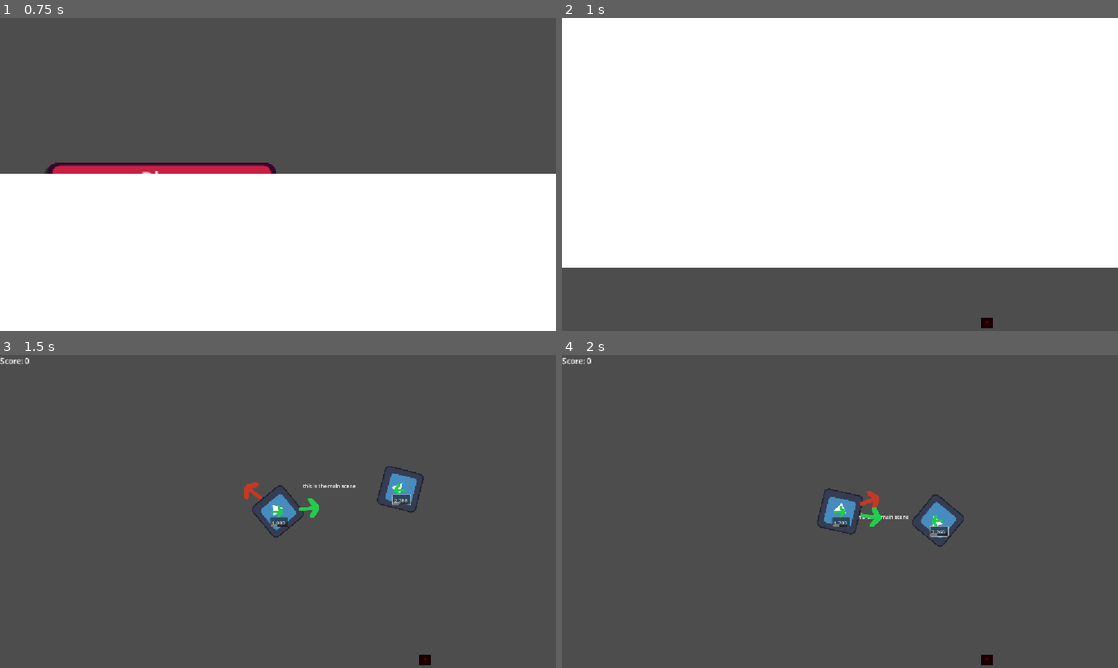
Above: before the commit, frames 1-4 (two rows, left to right).
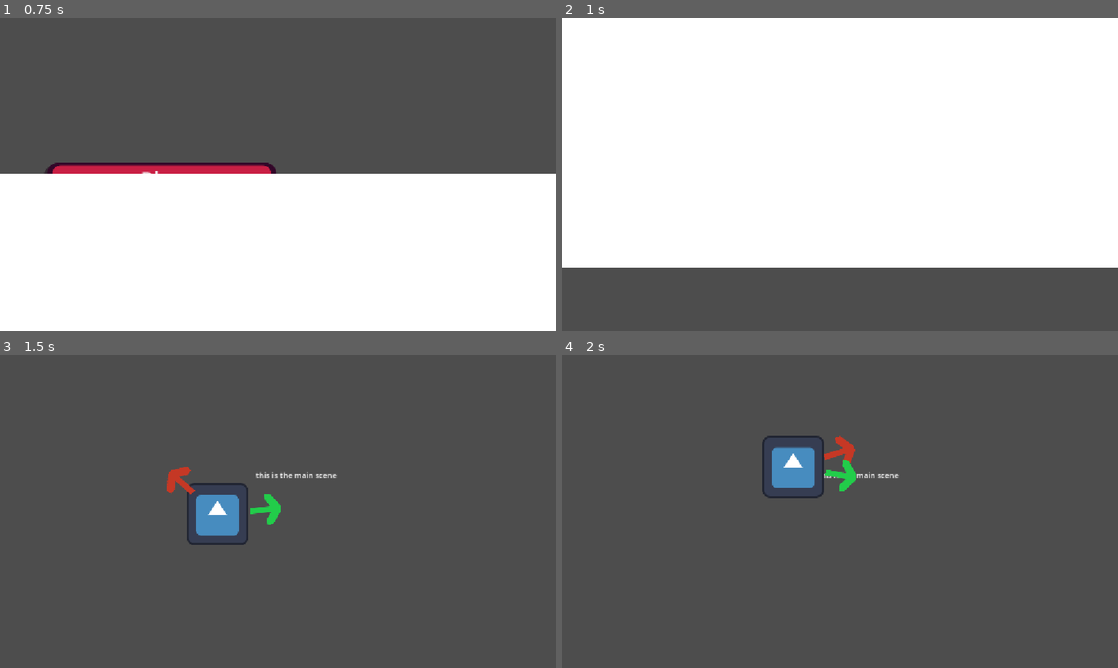
Above: after the commit, the same moments.

Repository: audsgegelods/ballarena
Game: Godot game, scene res://scenes/menus/main_menu.tscn
Two runs of this game, one before a commit and one after it. Both use one fixed random seed, a clock stepped at 60 frames per second and the inputs below. The engine's default icon, where the game draws it, is replaced by a stand-in: a white triangle on a blue panel in a dark square.
Inputs (mouse positions are in pixels of both pictures, inside the frame that each line leads up to):
- Up to frame 1 (0.75 s): click "Play" at 0.5 s
- Up to frame 2 (1 s): no input
- Up to frame 3 (1.5 s): move the mouse to (400, 495) at 1.27 s; click (400, 495) at 1.35 s
- Up to frame 4 (2 s): no input

Frame 1 is identical in both runs. In frame 2, less than 0.1% of the frame differs, in the area x 75-78%, y 95-100%; in frame 3, 3.2%; in frame 4, 3.3%, in the area x 0-78%, y 0-100%.

Commit message:
Revert "enemy behaviors and deaths"
This reverts commit 445fda9cd1b7ba7f46058b79151d20bd7e2b3aac.

Diff:
--- a/project.godot
+++ b/project.godot
@@ -24,20 +24,6 @@
 window/stretch/mode="canvas_items"
 window/stretch/aspect="expand"
 
-[global_group]
-
-enemy=""
-player=""
-
-[input]
-
-change_Direction={
-"deadzone": 0.2,
-"events": [Object(InputEventMouseButton,"resource_local_to_scene":false,"resource_name":"","device":-1,"window_id":0,"alt_pressed":false,"shift_pressed":false,"ctrl_pressed":false,"meta_pressed":false,"button_mask":1,"position":Vector2(652, 13),"global_position":Vector2(664, 73),"factor":1.0,"button_index":1,"canceled":false,"pressed":true,"double_click":false,"script":null)
-, Object(InputEventKey,"resource_local_to_scene":false,"resource_name":"","device":-1,"window_id":0,"alt_pressed":false,"shift_pressed":false,"ctrl_pressed":false,"meta_pressed":false,"pressed":false,"keycode":0,"physical_keycode":32,"key_label":0,"unicode":32,"location":0,"echo":false,"script":null)
-]
-}
-
 [physics]
 
 3d/physics_engine="Jolt Physics"
--- a/scenes/enemy.tscn
+++ /dev/null
@@ -1,51 +0,0 @@
-[gd_scene format=3 uid="uid://c0jwqmyyio8ox"]
-
-[ext_resource type="Script" uid="uid://1bcgh1q2h4wc" path="res://scripts/enemy.gd" id="1_md0e3"]
-[ext_resource type="Texture2D" uid="uid://bthmt58s3m2jq" path="res://icon.svg" id="2_c4w8v"]
-[ext_resource type="Texture2D" uid="uid://bwad32s32mss" path="res://sprites/debug/CursorDir.png" id="4_nenq2"]
-
-[sub_resource type="SpriteFrames" id="SpriteFrames_j3t2j"]
-animations = [{
-"frames": [{
-"duration": 1.0,
-"texture": ExtResource("2_c4w8v")
-}],
-"loop": 1,
-"name": &"default",
-"speed": 5.0
-}]
-
-[sub_resource type="CapsuleShape2D" id="CapsuleShape2D_ag0bx"]
-radius = 62.0
-height = 124.0
-
-[node name="Enemy" type="CharacterBody2D" unique_id=1452228314]
-collision_layer = 2
-motion_mode = 1
-script = ExtResource("1_md0e3")
-
-[node name="Sprite" type="AnimatedSprite2D" parent="." unique_id=760174174]
-sprite_frames = SubResource("SpriteFrames_j3t2j")
-
-[node name="Hurtbox" type="Area2D" parent="." unique_id=2029330132 groups=["enemy"]]
-
-[node name="Hurtbox Shape" type="CollisionShape2D" parent="Hurtbox" unique_id=1775673128]
-shape = SubResource("CapsuleShape2D_ag0bx")
-
-[node name="Debug" type="Node2D" parent="." unique_id=1593936262]
-
-[node name="RotateDirArrow" type="Sprite2D" parent="Debug" unique_id=1858966642]
-position = Vector2(52.999996, 1.9999924)
-rotation = 3.1415927
-scale = Vector2(0.5468749, 0.578125)
-texture = ExtResource("4_nenq2")
-offset = Vector2(100, 0)
-
-[node name="RotateSpeedText" type="TextEdit" parent="Debug" unique_id=887860289]
-offset_left = -24.0
-offset_top = 19.0
-offset_right = 32.0
-offset_bottom = 49.0
-placeholder_text = "1.0"
-
-[connection signal="body_entered" from="Hurtbox" to="." method="_on_hurtbox_body_entered"]
--- a/scenes/main.tscn
+++ b/scenes/main.tscn
@@ -1,13 +1,8 @@
 [gd_scene format=3 uid="uid://ds0atue7cmr60"]
 
-[ext_resource type="PackedScene" uid="uid://dk3cg2hoeo3n3" path="res://scenes/ui.tscn" id="1_jyhfs"]
 [ext_resource type="PackedScene" uid="uid://bnelqs7f3c6iv" path="res://scenes/player.tscn" id="1_o5qli"]
-[ext_resource type="PackedScene" uid="uid://c0jwqmyyio8ox" path="res://scenes/enemy.tscn" id="2_0wfyh"]
-[ext_resource type="PackedScene" uid="uid://67jjddn487bn" path="res://scenes/spawner.tscn" id="2_sugp2"]
 
 [node name="main" type="Node" unique_id=175430429]
-
-[node name="ui" parent="." unique_id=1547660875 instance=ExtResource("1_jyhfs")]
 
 [node name="Label" type="Label" parent="." unique_id=1577861955]
 offset_left = 530.0
@@ -18,8 +13,3 @@
 
 [node name="Player" parent="." unique_id=1452228314 instance=ExtResource("1_o5qli")]
 position = Vector2(595, 360)
-
-[node name="Spawner" parent="Player" unique_id=1836008841 instance=ExtResource("2_sugp2")]
-
-[node name="Enemy" parent="." unique_id=372325034 instance=ExtResource("2_0wfyh")]
-position = Vector2(897, 243)
--- a/scenes/player.tscn
+++ b/scenes/player.tscn
@@ -5,30 +5,18 @@
 [ext_resource type="Texture2D" uid="uid://vsf3r4krf3dn" path="res://sprites/debug/MoveDir.png" id="3_dqkch"]
 [ext_resource type="Texture2D" uid="uid://bwad32s32mss" path="res://sprites/debug/CursorDir.png" id="4_qlg0r"]
 
-[sub_resource type="SpriteFrames" id="SpriteFrames_j3t2j"]
-animations = [{
-"frames": [{
-"duration": 1.0,
-"texture": ExtResource("2_g2els")
-}],
-"loop": 1,
-"name": &"Default",
-"speed": 5.0
-}]
-
 [sub_resource type="CapsuleShape2D" id="CapsuleShape2D_ag0bx"]
 radius = 62.0
 height = 124.0
 
-[node name="Player" type="CharacterBody2D" unique_id=1452228314 groups=["player"]]
-collision_mask = 3
+[node name="Player" type="CharacterBody2D" unique_id=1452228314]
 motion_mode = 1
 script = ExtResource("1_g2els")
 show_debug = true
+move_speed = 256.0
 
-[node name="Sprite" type="AnimatedSprite2D" parent="." unique_id=1271132263]
-sprite_frames = SubResource("SpriteFrames_j3t2j")
-animation = &"Default"
+[node name="Sprite" type="Sprite2D" parent="." unique_id=1922138586]
+texture = ExtResource("2_g2els")
 
 [node name="Hitbox" type="CollisionShape2D" parent="." unique_id=1775673128]
 shape = SubResource("CapsuleShape2D_ag0bx")
@@ -42,25 +30,3 @@
 [node name="CursorPosArrow" type="Sprite2D" parent="Debug" unique_id=1542733430]
 texture = ExtResource("4_qlg0r")
 offset = Vector2(100, 0)
-
-[node name="RotateDirArrow" type="Sprite2D" parent="Debug" unique_id=595878467]
-position = Vector2(52.999996, 1.9999924)
-rotation = 3.1415927
-scale = Vector2(0.5468749, 0.578125)
-texture = ExtResource("4_qlg0r")
-offset = Vector2(100, 0)
-
-[node name="RotateSpeedText" type="TextEdit" parent="Debug" unique_id=1053062453]
-offset_left = -24.0
-offset_top = 19.0
-offset_right = 32.0
-offset_bottom = 49.0
-placeholder_text = "1.0"
-
-[node name="Camera2D" type="Camera2D" parent="." unique_id=125658354]
-zoom = Vector2(0.65, 0.65)
-
-[node name="RespawnTimer" type="Timer" parent="." unique_id=119336191]
-one_shot = true
-
-[connection signal="timeout" from="RespawnTimer" to="." method="_on_respawn_timer_timeout"]
--- a/scenes/spawner.tscn
+++ /dev/null
@@ -1,17 +0,0 @@
-[gd_scene format=3 uid="uid://67jjddn487bn"]
-
-[ext_resource type="Texture2D" uid="uid://bthmt58s3m2jq" path="res://icon.svg" id="1_2vbf6"]
-[ext_resource type="Script" uid="uid://cw1mma66ve4os" path="res://scripts/spawner.gd" id="1_ik2nu"]
-
-[node name="Spawner" type="Node2D" unique_id=1430247646]
-script = ExtResource("1_ik2nu")
-
-[node name="Sprite2D" type="Sprite2D" parent="." unique_id=95339339]
-modulate = Color(0.4282995, 0, 0.003487795, 1)
-scale = Vector2(0.3125, 0.265625)
-texture = ExtResource("1_2vbf6")
-
-[node name="SpawnTimer" type="Timer" parent="." unique_id=1757633506]
-wait_time = 5.0
-
-[connection signal="timeout" from="SpawnTimer" to="." method="_on_spawn_timer_timeout"]
--- a/scenes/ui.gd
+++ /dev/null
@@ -1,11 +0,0 @@
-extends CanvasLayer
-
-var player = null
-@onready var scoreLabel = $Score
-
-func _ready() -> void:
-	player = get_tree().get_nodes_in_group("player")[0]
-
-func _process(delta) -> void:
-	if player != null:
-		scoreLabel.text = "Score: " + str(player.getScore())
--- a/scenes/ui.tscn
+++ /dev/null
@@ -1,11 +0,0 @@
-[gd_scene format=3 uid="uid://dk3cg2hoeo3n3"]
-
-[ext_resource type="Script" uid="uid://cy8n2hxf3ti8q" path="res://scenes/ui.gd" id="1_nt7q6"]
-
-[node name="ui" type="CanvasLayer" unique_id=1428220363]
-script = ExtResource("1_nt7q6")
-
-[node name="Score" type="Label" parent="." unique_id=454370369]
-offset_right = 248.0
-offset_bottom = 97.0
-text = "Score: 0"
--- a/scripts/enemy.gd
+++ /dev/null
@@ -1,99 +0,0 @@
-extends CharacterBody2D
-
-@export var show_debug: bool = true
-var player = null
-
-#Movement
-@export var move_speed:= 100
-@export var turn_speed:= 0.08
-var move_dir: Vector2 = Vector2.ZERO
-
-#Rotation
-var rotate_speed: float = 0
-var rotate_dir = -1
-
-# Knockback
-var max_knockback: float = 550
-var knockback_speed: float = 0.0
-var knockback_dir: Vector2 = Vector2.ZERO
-var knockback_decay: float = 450
-
-var state: String = "turnLeft"
-
-#Sprite
-@onready var sprite = $Sprite
-
-func _ready() -> void:
-	$Debug.visible = show_debug
-	rotate_speed = randf_range(2, 5)
-	rotate_dir = [-1, 1].pick_random()
-	player = get_tree().get_nodes_in_group("player")[0]
-	if rotate_dir == -1:
-		state = "turnLeft"
-	elif rotate_dir == 1:
-		state = "turnRight"
-
-
-func _physics_process(delta) -> void:
-	sprite.rotate(rotate_speed * rotate_dir * delta)
-
-	if player:
-		if knockback_speed != 0:
-			knockback_speed = move_toward(knockback_speed, 0, knockback_decay * delta)
-		move_dir = (player.get_pos()- self.position).normalized()
-		self.velocity = (move_dir * move_speed) + (knockback_dir * knockback_speed)
-		move_and_slide()
-
-func _process(delta) -> void:
-	update_debug_arrows()
-
-	if rotate_speed <= 0:
-		die()
-		player.addScore(1)
-
-func get_cursor_dir() -> Vector2:
-	var mouse_pos = get_viewport().get_mouse_position()
-	var dir = mouse_pos - self.position
-	return dir.normalized()
-
-func rotate_towards_cursor() -> Vector2:
-	return move_dir.lerp(get_cursor_dir(), turn_speed).normalized()
-
-func update_debug_arrows() -> void:
-	$Debug/RotateDirArrow.flip_h = (rotate_dir == 1)
-	$Debug/RotateSpeedText.text = str(rotate_speed)
-
-func add_rotate_speed(speed) -> void:
-	rotate_speed += speed
-
-func _on_hurtbox_body_entered(body: Node2D) -> void:
-	if body.is_in_group("player"):
-		var knockback_dir = (body.get_pos() - self.position).normalized()
-		var player_rotate_speed = body.get_rotate_speed()
-		body.set_knockback(knockback_dir)
-		set_knockback(-knockback_dir)
-
-		if body.get_rotate_dir() == rotate_dir: # if same direction
-			if player_rotate_speed > rotate_speed: # if player faster than enemy
-				body.add_rotate_speed(-rotate_speed / 8) # slow down player
-				add_rotate_speed(-player_rotate_speed / 2) # slow down enemy
-
-			elif player_rotate_speed < rotate_speed: # if player slower than enemy
-				body.add_rotate_speed(-rotate_speed / 2) # slow down player
-				add_rotate_speed(-player_rotate_speed / 8) # slow down enemy
-
-			else: # if speeds are equal, slow down both
-				body.add_rotate_speed(-rotate_speed / 2)
-				add_rotate_speed(-rotate_speed / 2)
-
-		else:
-			body.add_rotate_speed(rotate_speed / 2) # add speed if player is going opposite
-			add_rotate_speed(-player_rotate_speed / 4) # slow down enemy
-
-func die():
-	state = "stop"
-	queue_free()
-
-func set_knockback(dir) -> void:
-	knockback_dir = dir
-	knockback_speed = max_knockback
--- a/scripts/player.gd
+++ b/scripts/player.gd
@@ -1,68 +1,22 @@
 extends CharacterBody2D
 
 @export var show_debug: bool = false
-var totalScore: int = 0
 
 #Movement
-@export var move_speed:= 256
+@export var move_speed:= 8.0
 @export var turn_speed:= 0.08
 var move_dir: Vector2 = Vector2.ZERO
 
-#Rotation
-var rotate_speed: float = 2
-var rotate_dir = -1
-var rotate_decay = 0.2
-
-#Knockback Vectors
-var max_knockback: float = 550
-var knockback_speed: float = 0.0
-var knockback_dir: Vector2 = Vector2.ZERO
-var knockback_decay: float = 450
-
-@onready var sprite = $Sprite
-var state: String = "turnLeft"
-
 func _ready() -> void:
 	$Debug.visible = show_debug
-	if rotate_dir == -1:
-		state = "turnLeft"
-	elif rotate_dir == 1:
-		state = "turnRight"
 
 func _physics_process(delta) -> void:
-	if state != "stop":
-		# Movement Logic
-		move_dir = rotate_towards_cursor().normalized()
-
-		if knockback_speed != 0:
-			knockback_speed = move_toward(knockback_speed, 0, knockback_decay * delta)
-
-		var move_velocity = move_dir * move_speed
-		var knockback_velocity = knockback_dir * knockback_speed
-
-		if knockback_velocity.length_squared() > move_velocity.length_squared():
-			self.velocity = knockback_dir * knockback_speed
-		else:
-			self.velocity = (move_dir * move_speed)
-		move_and_slide()
-
-		# Rotation Logic
-		sprite.rotate(rotate_speed * rotate_dir * delta)
-
-		if Input.is_action_just_pressed("change_Direction"):
-			rotate_dir = -rotate_dir
-		if rotate_speed <= 0:
-			rotate_speed = 0
-
-		else:
-			# this math could probably be better rn its a static decay
-			rotate_speed -= rotate_decay * delta
+	move_dir = rotate_towards_cursor()
+	self.velocity = move_dir * move_speed
+	move_and_slide()
 
 func _process(delta) -> void:
-	if state != "stop":
-		update_debug_arrows()
-		if rotate_speed <= 0:
-			die()
+	update_debug_arrows()
 
 func get_cursor_dir() -> Vector2:
 	var mouse_pos = get_viewport().get_mouse_position()
@@ -74,36 +28,4 @@
 
 func update_debug_arrows() -> void:
 	$Debug/CursorPosArrow.rotation = get_cursor_dir().angle()
-	$Debug/MoveDirArrow.rotation = move_dir.angle()
-	$Debug/RotateDirArrow.flip_h = (rotate_dir == 1)
-	$Debug/RotateSpeedText.text = str(rotate_speed)
-
-func set_knockback(dir) -> void:
-	knockback_dir = dir
-	knockback_speed = max_knockback
-
-func add_rotate_speed(speed) -> void:
-	rotate_speed += speed
-
-func get_pos() -> Vector2:
-	return self.position
-
-func get_rotate_speed() -> float:
-	return self.rotate_speed
-
-func get_rotate_dir() -> int:
-	return self.rotate_dir
-
-func die():
-	hide()
-	state = "stop"
-	$RespawnTimer.start()
-
-func _on_respawn_timer_timeout() -> void:
-	get_tree().reload_current_scene()
-
-func addScore(score) -> void:
-	totalScore += score
-
-func getScore() -> int:
-	return totalScore
+	$Debug/MoveDirArrow.rotation = rotate_towards_cursor().angle()
--- a/scripts/spawner.gd
+++ /dev/null
@@ -1,28 +0,0 @@
-extends Node2D
-
-# Spawning
-var minSpawnRadius: float = 200
-var maxSpawnRadius: float = 500
-@onready var spawnTimer = $SpawnTimer
-
-@onready var enemy = preload("res://Scenes/enemy.tscn")
-
-
-func _ready() -> void:
-	position = Vector2(randomCoord(), randomCoord())
-	spawnEnemy()
-	spawnTimer.start()
-
-func randomCoord() -> float:
-	var value = randf_range(minSpawnRadius, maxSpawnRadius)
-	var sign = [1, -1].pick_random()
-	return sign * value
-
-func spawnEnemy() -> void:
-	var newEnemy = enemy.instantiate()
-	get_tree().current_scene.add_child(newEnemy)
-	newEnemy.global_position = global_position
-	position = Vector2(randomCoord(), randomCoord())
-
-func _on_spawn_timer_timeout() -> void:
-	spawnEnemy()
Not shown, removed: scenes/ui.gd.uid
Not shown, removed: scripts/enemy.gd.uid
Not shown, removed: scripts/spawner.gd.uid
